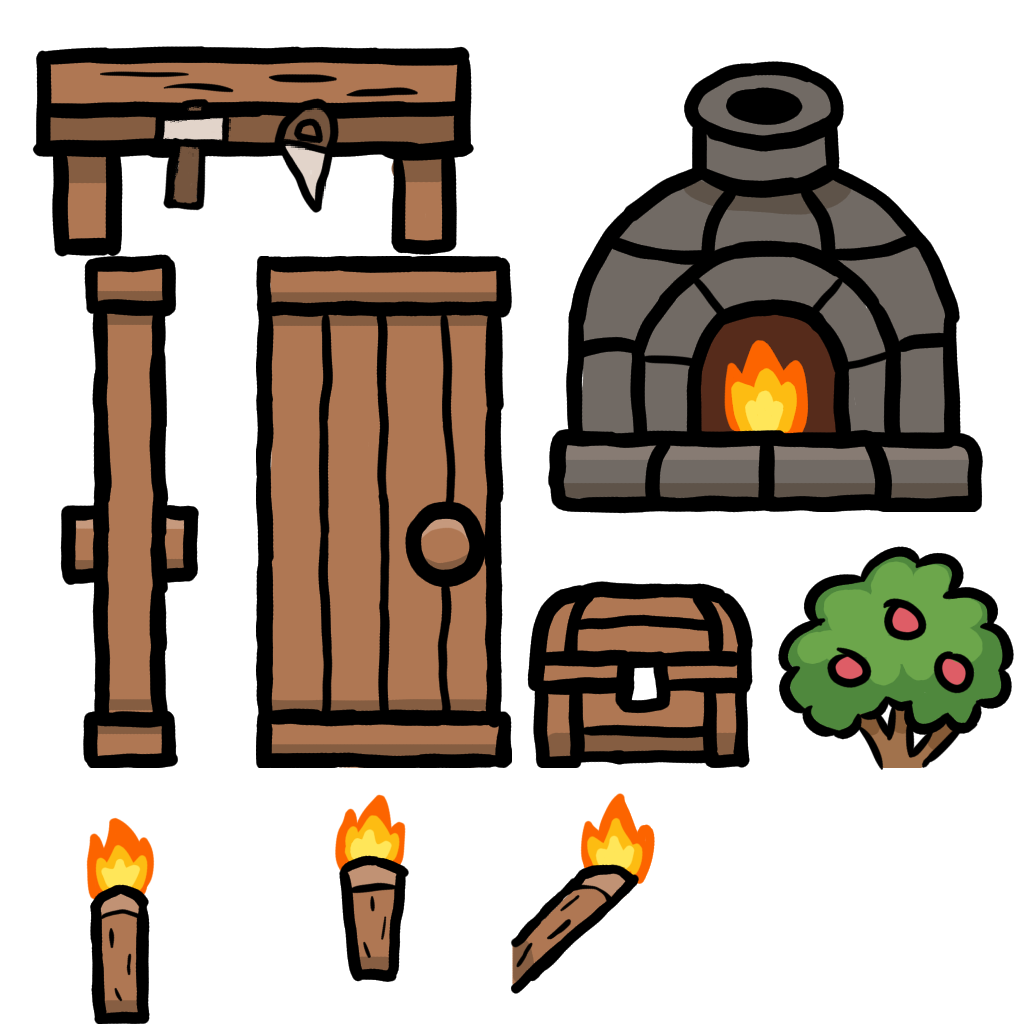
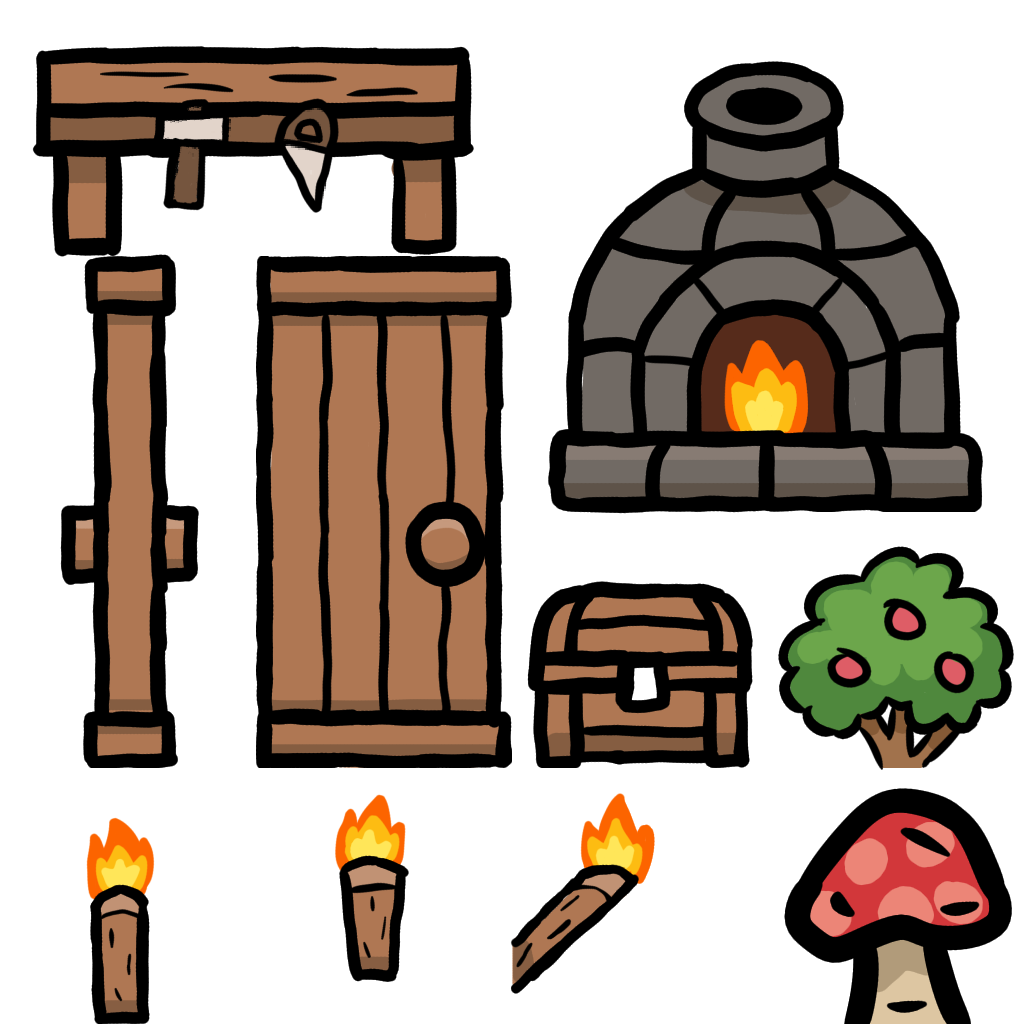
The second w=1024, h=1024 image is a revision of the first. Changes to its layers:
added group "Mushroom" with 3 layers above "BerryBush" over bbox(784, 788, 1012, 1024)
added layer "Outline" (1st of 8, in "Mushroom") in group "Mushroom" over bbox(784, 788, 1012, 1024)
added layer "Shading" (1st of 8, in "Mushroom") in group "Mushroom" over bbox(784, 788, 1012, 1024)
added layer "Color" (1st of 7, in "Mushroom") in group "Mushroom" over bbox(784, 788, 1012, 1024)
